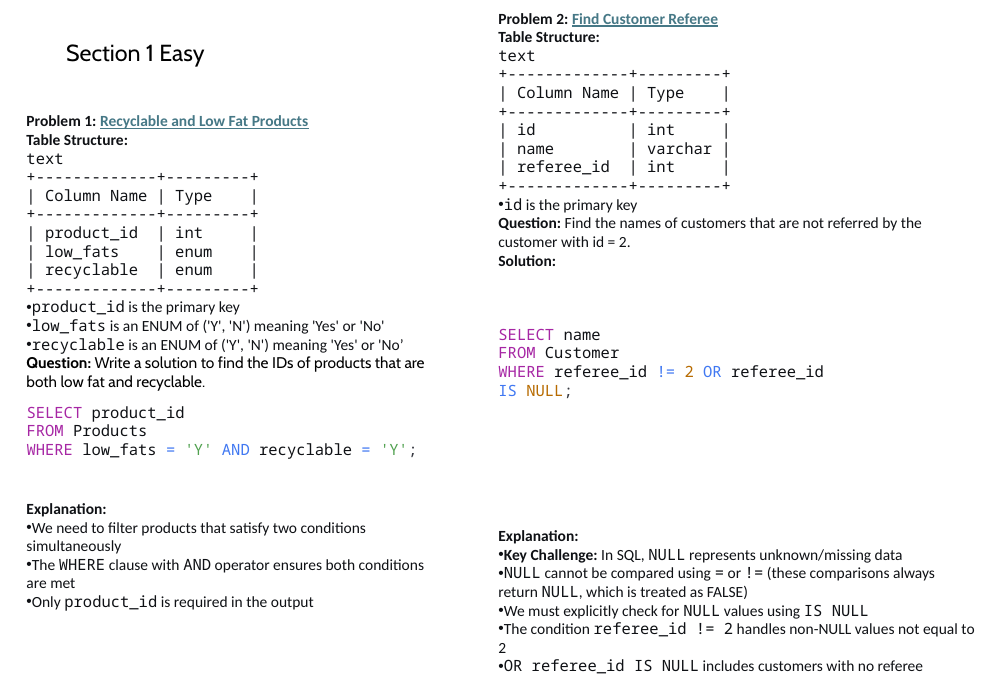
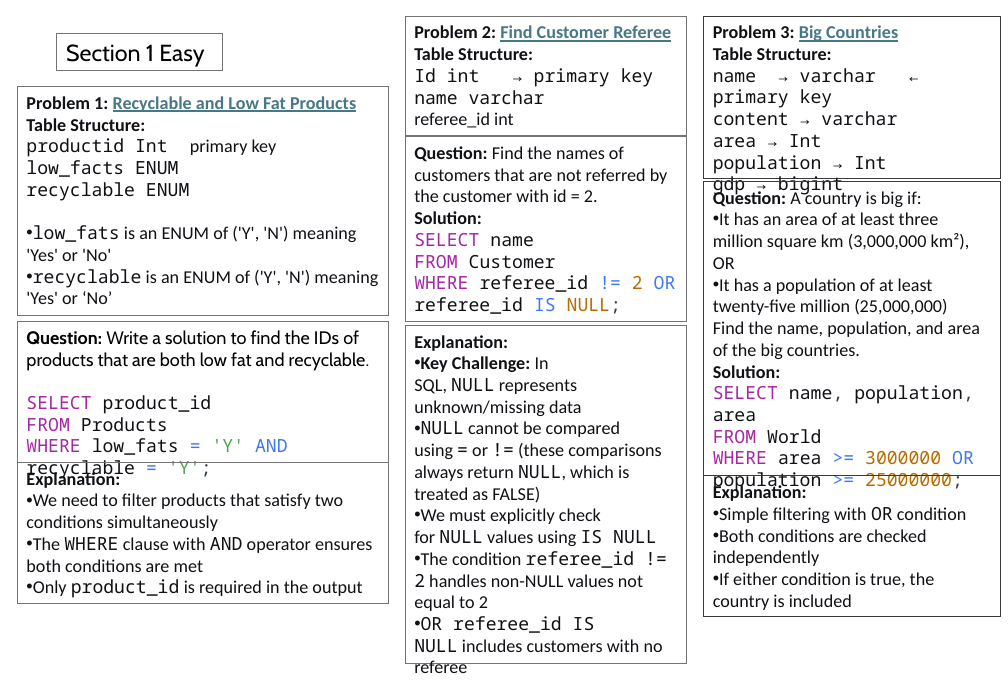
Before and after one commit to umalavanya/FullStackDevelopement_JavaSpring_SQL_ReactProjects, a slide deck: slide 2 of UmaTeachingMaterial/SQL/SQL-50-LeetCode.pptx. Drawn at 1008x698 pixels with LibreOffice and Linux fonts; fonts in the diff are those of the drawing. Boxes give left, top, right and bottom in pixels: in the first picture for what was removed or moved away, otherwise in the second. Text is boxed around its words. In the diff, an @@ line names an element or a change of style, - is before the commit and + after.

```diff
--- a/UmaTeachingMaterial/SQL/SQL-50-LeetCode.pptx
+++ b/UmaTeachingMaterial/SQL/SQL-50-LeetCode.pptx
@@ outline none to #747474 0.75 pt in 5 elements at (57, 34, 222, 71), (18, 87, 389, 316), (18, 322, 389, 463), (405, 137, 687, 322), (405, 16, 687, 135) @@
@@ rectangle "Problem 2: Find Customer Referee": place and size @@
-rectangle "Problem 2: Find Customer Referee" at (498, 13, 922, 266)
+rectangle "Problem 2: Find Customer Referee" at (405, 16, 687, 135)
@@ text in rectangle at (414, 25, 671, 60): size 12 to 14 pt in "Problem 2: Find Customer Referee", "Table Structure:" @@
@@ rectangle added at (704, 16, 1001, 179), outline #3A3A3A 0.75 pt, 14 pt, text #0F1115 @@
+Problem 3: Big Countries
+Table Structure:
+name → varchar ← primary key
+content → varchar
+area → Int
+population → Int
+gdp → bigint
@@ rectangle "Section 1 Easy": place and size @@
-rectangle "Section 1 Easy" at (66, 44, 204, 67)
+rectangle "Section 1 Easy" at (57, 34, 222, 71)
@@ rectangle "Problem 1: Recyclable and Low ...": place and size @@
-rectangle "Problem 1: Recyclable and Low ..." at (26, 115, 425, 391)
+rectangle "Problem 1: Recyclable and Low ..." at (18, 87, 389, 316)
@@ text in rectangle at (414, 68, 654, 128): text changed; size 12 to 14 pt @@
-text
-+-------------+---------+
-| Column Name | Type |
-+-------------+---------+
-| id | int |
-| name | varchar |
-| referee_id | int |
-+-------------+---------+
-• id is the primary key
-Question: Find the names of customers that are not referred by the customer with id = 2.
-Solution:
+Id int → primary key
+name varchar
+referee_id int
@@ text in rectangle at (26, 96, 357, 261): size 12 to 14 pt in "Problem 1: Recyclable and Low Fat Products", "Table Structure:", "low_fats is an ENUM of ('Y', 'N') ..." @@
@@ text in rectangle at (26, 138, 277, 201): text changed; size 12 to 14 pt @@
-text
-+-------------+---------+
-| Column Name | Type |
-+-------------+---------+
-| product_id | int |
-| low_fats | enum |
-| recyclable | enum |
-+-------------+---------+
-• product_id is the primary key
+productid Int primary key
+low_facts ENUM
+recyclable ENUM
@@ rectangle "Question: Find the names of ...": place and size @@
-rectangle "Question: Find the names of ..." at (498, 329, 824, 398)
+rectangle "Question: Find the names of ..." at (405, 137, 687, 322)
@@ text in rectangle at (414, 146, 668, 224): paragraphs added @@
+Question: Find the names of customers that are not referred by the customer with id = 2.
+Solution:
@@ rectangle added at (704, 181, 1001, 476), outline #3A3A3A 0.75 pt, 14 pt, text #0F1115 @@
+Question: A country is big if:
+• It has an area of at least three million square km (3,000,000 km²), OR
+• It has a population of at least twenty-five million (25,000,000)
+  Find the name, population, and area of the big countries.
+Solution:
+SELECT name, population, area
+FROM World
+WHERE area >= 3000000 OR population >= 25000000;
@@ text in rectangle at (414, 233, 676, 314): size 12 to 14 pt in "SELECT name", "FROM Customer", "WHERE referee_id != 2 OR referee_id IS ..." @@
@@ text in rectangle at (26, 269, 378, 304): text changed; size 12 to 14 pt; font Cabin to Calibri; text colour #000000 to #0F1115 @@
-• recyclable is an ENUM of ('Y', 'N') meaning 'Yes' or 'No’
-Question: Write a solution to find the IDs of products that are both low fat and recyclable.
+• recyclable is an ENUM of ('Y', 'N') meaning 'Yes' or ‘No’
@@ rectangle "Question: Write a solution to ...": place and size @@
-rectangle "Question: Write a solution to ..." at (27, 406, 417, 459)
+rectangle "Question: Write a solution to ..." at (18, 322, 389, 463)
@@ rectangle "Explanation:" at (405, 326, 687, 665): size 12 to 14 pt; outline none to #747474 0.75 pt @@
@@ rectangle "Explanation:": place and size @@
-rectangle "Explanation:" at (498, 530, 974, 674)
+rectangle "Explanation:" at (405, 326, 687, 665)
@@ text in rectangle at (26, 330, 370, 371): paragraph added @@
+Question: Write a solution to find the IDs of products that are both low fat and recyclable.
@@ text in rectangle at (26, 395, 288, 477): size 12 to 14 pt in "SELECT product_id", "FROM Products", "WHERE low_fats = 'Y' AND recyclable = ..." @@
@@ rectangle "Explanation:": place and size @@
-rectangle "Explanation:" at (26, 503, 424, 611)
+rectangle "Explanation:" at (18, 463, 389, 603)
@@ rectangle "Explanation:" at (18, 463, 389, 603): size 12 to 14 pt; outline none to #747474 0.75 pt @@
@@ rectangle added at (704, 476, 1001, 616), outline #3A3A3A 0.75 pt, 14 pt, text #0F1115 @@
+Explanation:
+• Simple filtering with OR condition
+• Both conditions are checked independently
+• If either condition is true, the country is included
```
Also in this commit, not shown: 7 other slides changed, 1 slide added, 69 slides removed, 2 other files.
